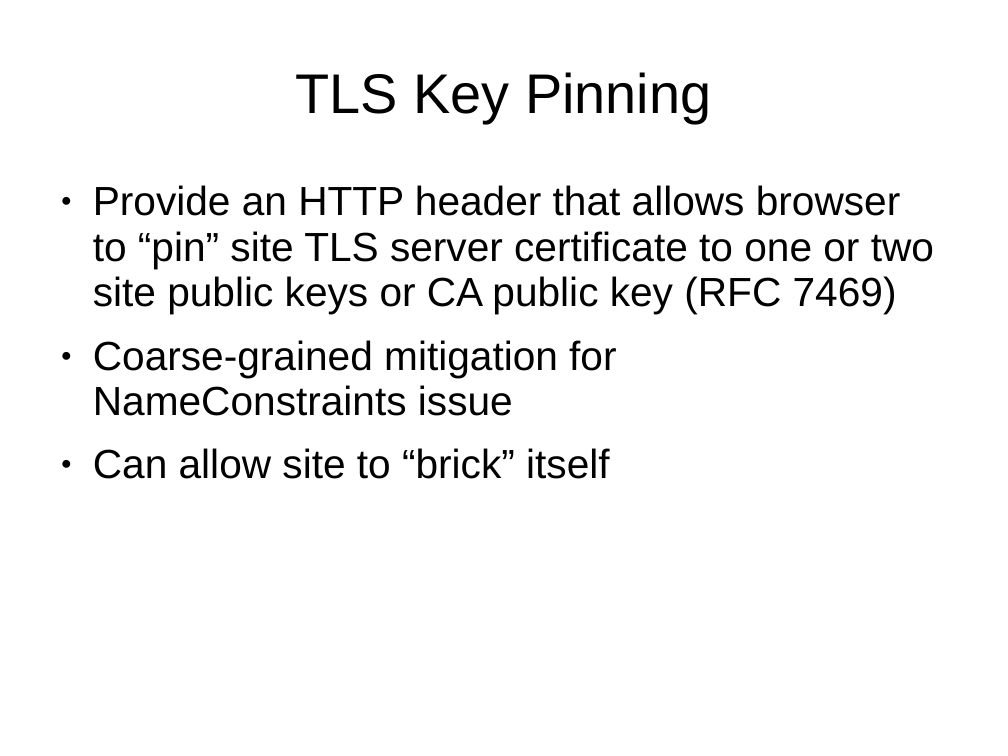
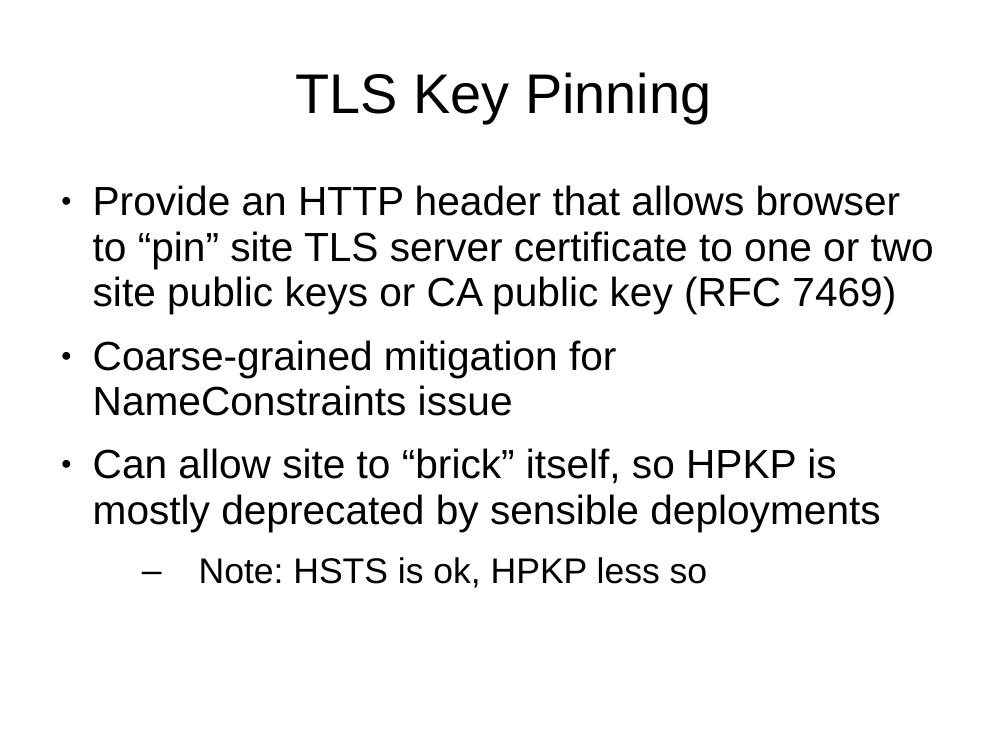
Before and after one commit to sftcd/cs7053, a slide deck: slide 26 of 2016lectures/07-tls-problems.ppt (slide 23 before the commit). Drawn at 1008x756 pixels with LibreOffice and Linux fonts; fonts in the diff are those of the drawing. Boxes give left, top, right and bottom in pixels: in the first picture for what was removed or moved away, otherwise in the second. Text is boxed around its words. In the diff, an @@ line names an element or a change of style, - is before the commit and + after.

```diff
--- a/2016lectures/07-tls-problems.ppt
+++ b/2016lectures/07-tls-problems.ppt
@@ text at [93, 185, 934, 416]: indent changed @@
@@ text at [93, 448, 880, 588]: text changed @@
-● Can allow site to “brick” itself
+● Can allow site to “brick” itself, so HPKP is mostly deprecated by sensible deployments
+  – Note: HSTS is ok, HPKP less so
```
Also in this commit, not shown: 26 other slides changed, 4 slides added, 1 slide removed, 4 other files.
